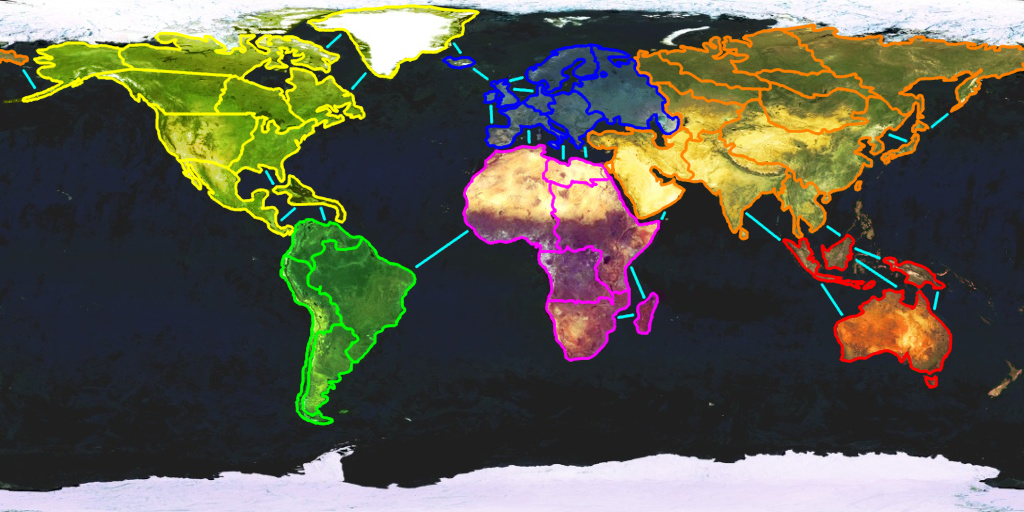
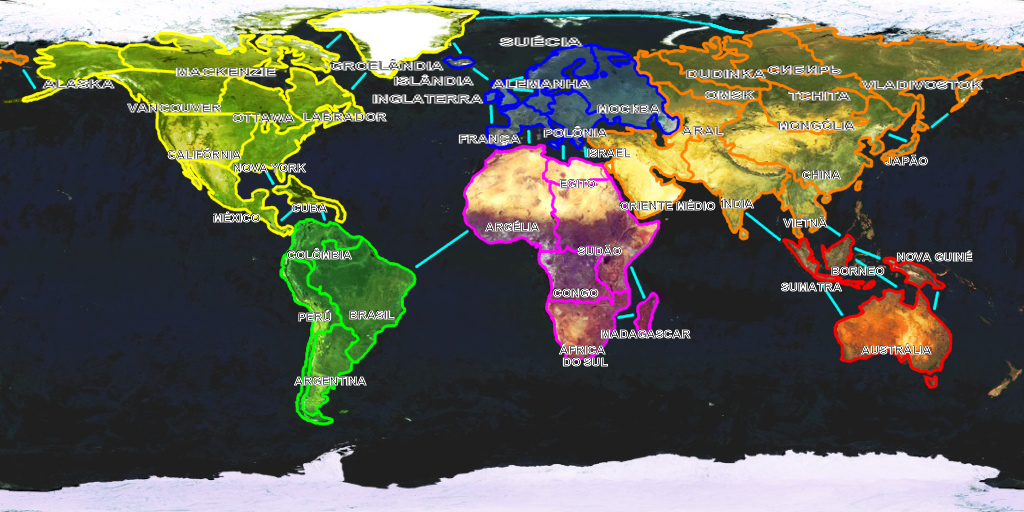
Layers edited between the first and the second 1024 x 512 image:
added layer "Labels" above "Fronteiras" over <box>41,35,984,386</box>
painted on "Fronteiras" over <box>475,14,745,220</box>
painted on "New Layer" over <box>0,59,1024,70</box>
